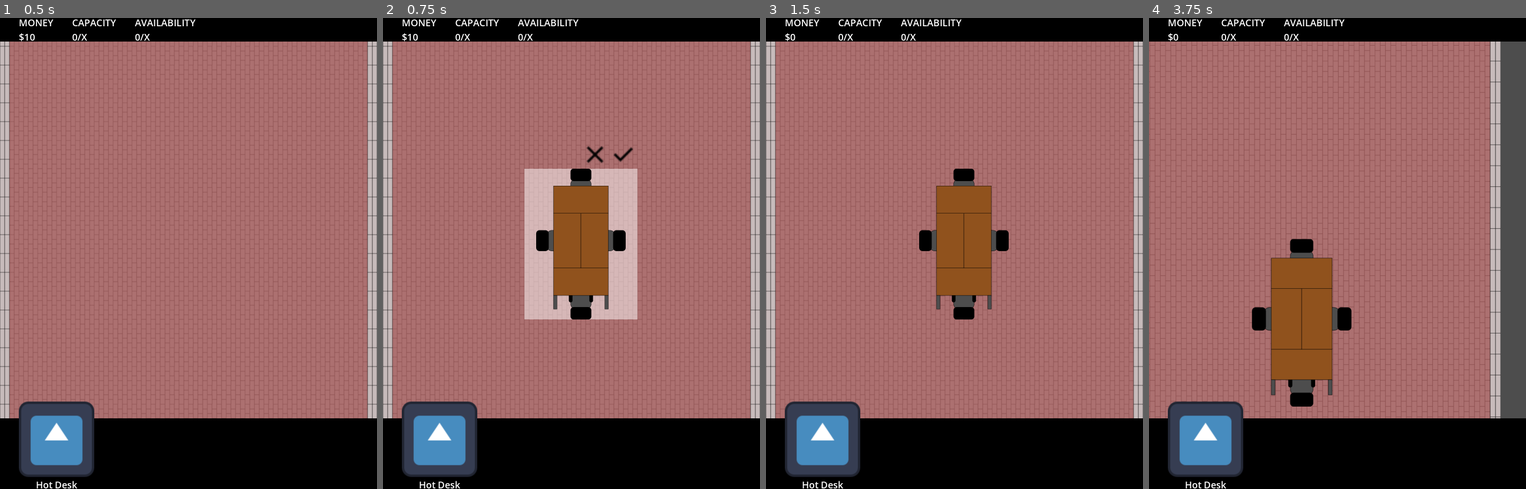
Above: before the commit, frames 1-4 (left to right).
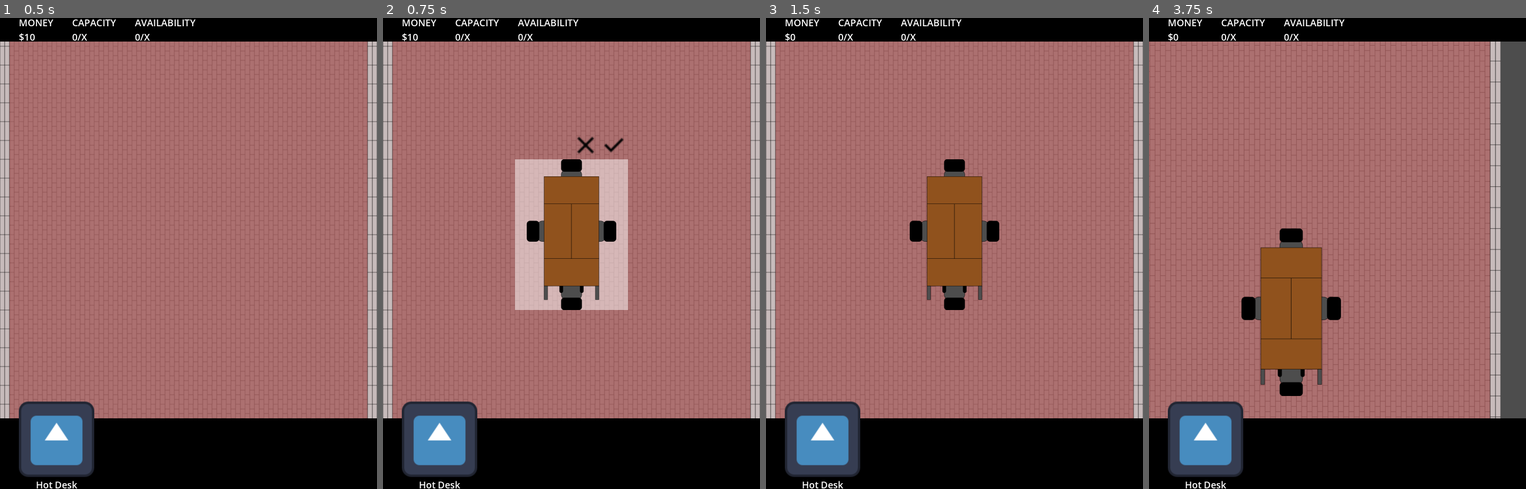
Above: after the commit, the same moments.

Repository: niels-hb/officie-godot
Game: Godot game, scene res://scenes/offices/basic_office_1/basic_office_1.tscn
Two runs of this game, one before a commit and one after it. Both use one fixed random seed, a clock stepped at 60 frames per second and the inputs below. The engine's default icon, where the game draws it, is replaced by a stand-in: a white triangle on a blue panel in a dark square.
Inputs (mouse positions are in pixels of both pictures, inside the frame that each line leads up to; where the layout moved, square brackets give the same spot in the first picture):
- Up to frame 1 (0.5 s): no input
- Up to frame 2 (0.75 s): tap Enter at 0.5 s; drag from (439, 451) to (609, 149) at 0.52 s
- Up to frame 3 (1.5 s): click (995, 145) [1007, 154] at 1.25 s
- Up to frame 4 (3.75 s): tap Space at 2, 3.5 s; drag from (1345, 244) to (1318, 347) at 2.02 s; tap Enter at 2.75 s; move the mouse to (1375, 149) at 2.77 s; hold . (multi_swipe_down_right) 2.78-3.5 s; hold Mouse wheel up (pinch_outward) 2.78-3.5 s; drag from (1318, 347) to (1224, 182) at 3.52 s

Frame 1 is identical in both runs. In frame 2, 5.7% of the frame differs, in the area x 35-68%, y 25-64%; in frame 3, 3.0%; in frame 4, 3.7%.

Commit message:
Updated node positions and offsets

Diff:
--- a/scenes/offices/basic_office_1/basic_office_1.tscn
+++ b/scenes/offices/basic_office_1/basic_office_1.tscn
@@ -11,4 +11,7 @@
 layer_1/tile_data = PackedInt32Array(196608, 0, 5, 262144, 0, 5, 327680, 0, 5, 393216, 0, 5, 458752, 0, 5, 524288, 0, 5 …(1631 unchanged characters)…
 
 [node name="Grid" parent="." index="3"]
-position = Vector2(64, 192)
+position = Vector2(32, 160)
+
+[node name="Cells" parent="Grid" index="0"]
+position = Vector2(32, 32)
--- a/scenes/rooms/hot_desk/hot_desk.tscn
+++ b/scenes/rooms/hot_desk/hot_desk.tscn
@@ -7,7 +7,6 @@
 size = Vector2(384, 512)
 
 [node name="HotDesk" instance=ExtResource("1_we34l")]
-position = Vector2(192, 256)
 
 [node name="CollisionShape2D" parent="." index="0"]
 shape = SubResource("RectangleShape2D_mnae5")
